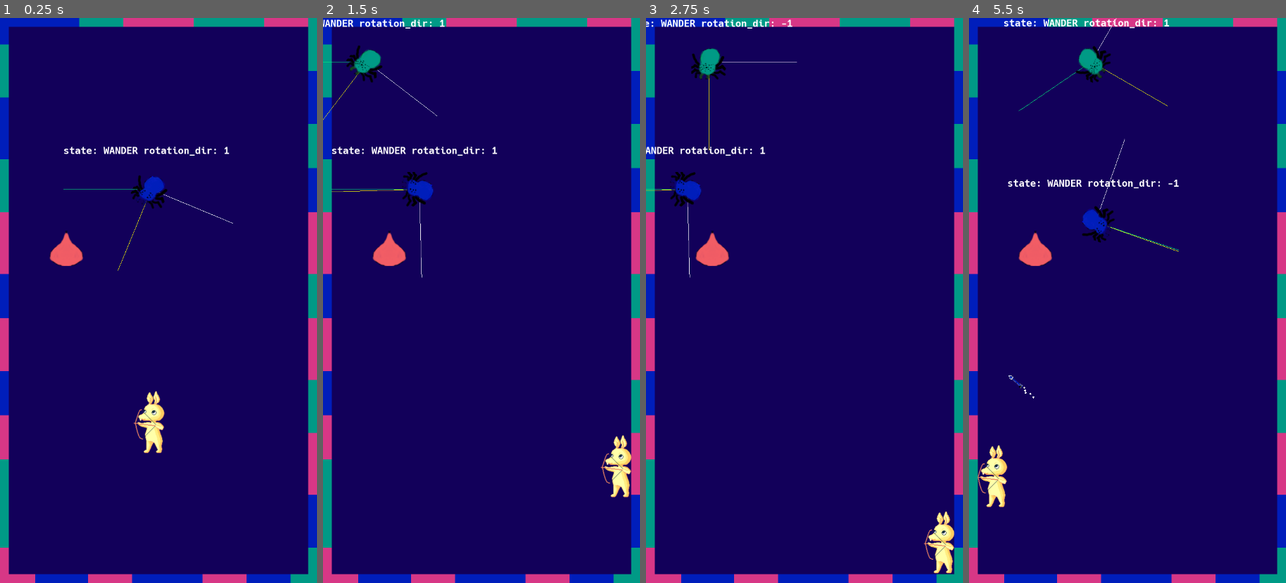
Above: before the commit, frames 1-4 (left to right).
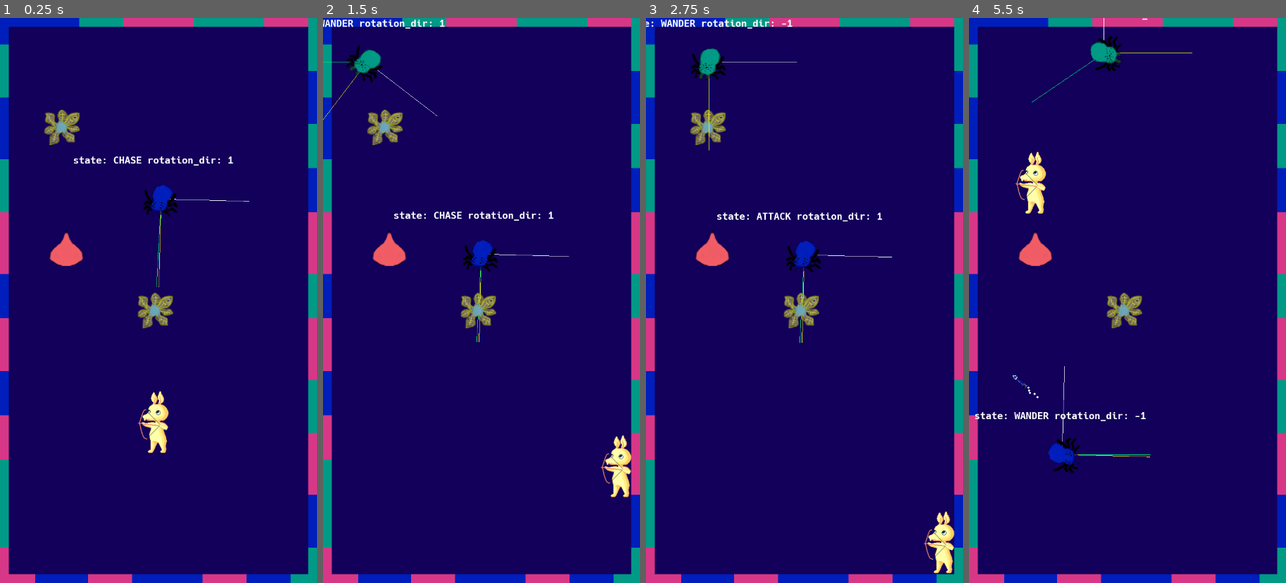
Above: after the commit, the same moments.

Repository: algch/BounceBunny
Game: Godot game, scene res://main.tscn
Two runs of this game, one before a commit and one after it. Both use one fixed random seed, a clock stepped at 60 frames per second and the inputs below.
Inputs (mouse positions are in pixels of both pictures, inside the frame that each line leads up to):
- Up to frame 1 (0.25 s): no input
- Up to frame 2 (1.5 s): move the mouse to (551, 272) at 0.52 s; press the mouse at (551, 272) at 0.53 s; hold Right (ui_right) 0.53-1.28 s; move the mouse to (418, 328) at 1.27 s; release the mouse at (418, 328) at 1.28 s; hold Down (ui_down) from 1.28 s (still down); click (418, 328) at 1.35 s
- Up to frame 3 (2.75 s): move the mouse to (836, 176) at 2.02 s; release Down (ui_down) at 2.03 s; press the mouse at (836, 176) at 2.03 s; hold Right (ui_right) from 2.03 s (still down)
- Up to frame 4 (5.5 s): move the mouse to (1111, 413) at 2.77 s; release Right (ui_right) at 2.78 s; release the mouse at (1111, 413) at 2.78 s; hold Up (ui_up) 2.78-3.53 s; click (1111, 413) at 2.85 s; move the mouse to (1222, 385) at 3.52 s; press the mouse at (1222, 385) at 3.53 s; hold Left (ui_left) 3.53-5.03 s; move the mouse to (1032, 215) at 4.27 s; release the mouse at (1032, 215) at 4.28 s; click (1032, 215) at 4.35 s; move the mouse to (1143, 300) at 5.02 s; press the mouse at (1143, 300) at 5.03 s; hold Down (ui_down) from 5.03 s (still down)

The runs differ from the first frame. In frame 1, 3.0% of the frame differs, in the area x 14-79%, y 16-77%; in frame 2, 2.5%; in frame 3, 2.4%; in frame 4, 4.3%, in the area x 1-71%, y 0-87%.

Commit message:
added a bunch of things

Diff:
--- a/enemies/spider/spider.gd
+++ b/enemies/spider/spider.gd
@@ -33,7 +33,7 @@
 }
 var current_state = STATE.WANDER
 
-var ATTACK_WAIT_TIME = 2
+var ATTACK_WAIT_TIME = 1.0
 var attack_timer = Timer.new()
 
 var damage = 1.0
@@ -73,10 +73,11 @@
 
 
 func handleWeaponCollision(weapon):
+	# TODO ADD KNOCKBACK
 	# TODO involve color mechanics here
 	health -= weapon.damage
 
-	# LOOK AT WEAPON
+	# LOOK AT weapon
 	# if current_state != STATE.FIND_TARGET or current_state != STATE.attack:
 	# 	var weapon_dir = (weapon.position - position).normalized()
 	# 	if motion_dir.dot(weapon_dir) < 0:
--- a/enemies/spider/spider.tscn
+++ b/enemies/spider/spider.tscn
@@ -6,11 +6,11 @@
 extents = Vector2( 40, 40 )
 
 [sub_resource type="CircleShape2D" id=2]
-radius = 80.0
+radius = 90.0
 
 [node name="spider" type="KinematicBody2D" groups=[
+"enemies",
 "affected_by_weapons",
-"enemies",
 ]]
 script = ExtResource( 1 )
 
--- a/engine/globals.gd
+++ b/engine/globals.gd
@@ -5,3 +5,8 @@
     BOOST,
     HEAL,
 }
+
+enum PROJECTILE_TYPES {
+    ATTACK,
+    SUMMON,
+}
--- a/main.tscn
+++ b/main.tscn
@@ -1,10 +1,12 @@
-[gd_scene load_steps=6 format=2]
+[gd_scene load_steps=8 format=2]
 
 [ext_resource path="res://engine/main.gd" type="Script" id=1]
 [ext_resource path="res://player/player.tscn" type="PackedScene" id=2]
 [ext_resource path="res://tiles/rgb_tileset.tres" type="TileSet" id=3]
 [ext_resource path="res://enemies/spider/spider.tscn" type="PackedScene" id=4]
 [ext_resource path="res://items/item.tscn" type="PackedScene" id=5]
+[ext_resource path="res://plants/support/support.tscn" type="PackedScene" id=6]
+[ext_resource path="res://plants/teleport/teleport.tscn" type="PackedScene" id=7]
 
 [node name="main" type="Node"]
 script = ExtResource( 1 )
@@ -23,3 +25,9 @@
 
 [node name="item" parent="." instance=ExtResource( 5 )]
 position = Vector2( 150.779, 521.518 )
+
+[node name="support" parent="." instance=ExtResource( 6 )]
+position = Vector2( 353, 663.428 )
+
+[node name="teleport" parent="." instance=ExtResource( 7 )]
+position = Vector2( 141.436, 248.234 )
--- a/plants/support/support.gd
+++ b/plants/support/support.gd
@@ -1,6 +1,6 @@
 extends StaticBody2D
 
-var projectile_class = preload('res://weapons/projectile.tscn')
+var projectile_class = preload('res://weapons/projectile/projectile.tscn')
 var targets = {}
 var WEAPON_RADIUS = 57
 onready var attack_timer = get_node('attack_timer')
--- a/plants/teleport/teleport.gd
+++ b/plants/teleport/teleport.gd
@@ -1,8 +1,10 @@
 extends StaticBody2D
 
 var TYPE = 'plant/teleport'
-func handleWeaponCollision(collider):
+func handleWeaponCollision(weapon):
+	if weapon.type != globals.PROJECTILE_TYPES.ATTACK:
+		return
 	var player = get_parent().get_node('/root/main/player')
 	player.position = position
-	collider.queue_free()
+	weapon.queue_free()
 	queue_free()
--- a/player/player.gd
+++ b/player/player.gd
@@ -7,7 +7,11 @@
 # how far from the player will the projectile be placed
 var WEAPON_RADIUS = 113
 var motion_dir = Vector2(0, 0)
-onready var projectile_class = preload('res://weapons/projectile.tscn')
+onready var projectile_class = preload('res://weapons/projectile/projectile.tscn')
+onready var support_class = preload('res://plants/support/support.tscn')
+onready var attack_texture = preload('res://player/sprites/tito-shooting-01.png')
+onready var summon_texture = preload('res://player/sprites/tito-pixelart-01.png')
+onready var summon_class = preload('res://weapons/summon/summon.tscn')
 var CHARGE_WAIT_TIME = 1.0
 var MAX_SHOOT_LENGTH = 200
 onready var items = {
@@ -21,6 +25,7 @@
 	charging
 }
 var current_state = STATE.idle
+var current_weapon = globals.PROJECTILE_TYPES.ATTACK
 var shoot_point_start = null
 
 var health = 10.0
@@ -28,6 +33,34 @@
 
 func _ready():
 	pass
+
+func changeWeapon():
+	if current_state == STATE.charging:
+		return
+	match current_weapon:
+		globals.PROJECTILE_TYPES.ATTACK:
+			current_weapon = globals.PROJECTILE_TYPES.SUMMON
+			$sprite.set_texture(summon_texture)
+		globals.PROJECTILE_TYPES.SUMMON:
+			current_weapon = globals.PROJECTILE_TYPES.ATTACK
+			$sprite.set_texture(attack_texture)
+
+func summonSupport(power, direction):
+	if items[globals.ITEM_TYPES.SUPPORT] <= 0:
+		print('NO HAY SEMILLAS')
+		return
+
+	var support = support_class.instance()
+	var summon = summon_class.instance()
+	var offset = direction * WEAPON_RADIUS
+
+	summon.position = position + offset
+	summon.direction = direction
+	summon.power = power
+	summon.type = globals.PROJECTILE_TYPES.SUMMON
+
+	get_node('/root/main/').add_child(summon)
+	items[globals.ITEM_TYPES.SUPPORT] -= 1
 
 func addItem(item):
 	items[item.TYPE] += 1
@@ -49,6 +82,7 @@
 	projectile.position = position + offset
 	projectile.direction = direction
 	projectile.power = power
+	projectile.type = globals.PROJECTILE_TYPES.ATTACK
 
 	get_node('/root/main/').add_child(projectile)
 
@@ -64,7 +98,7 @@
 
 	motion_dir =  Vector2(X, Y)
 
-	if Input.is_action_pressed('touch') and current_state != STATE.charging:
+	if Input.is_action_pressed('touch') and current_state != STATE.charging and not $weaponSwitcher.is_pressed():
 		current_state = STATE.charging
 		shoot_point_start = get_global_mouse_position()
 
@@ -78,7 +112,10 @@
 		current_state = STATE.idle
 		if power >= 0.5:
 			var direction = (shoot_point_start - get_global_mouse_position()).normalized()
-			attack(power, direction)
+			if current_weapon == globals.PROJECTILE_TYPES.ATTACK:
+				attack(power, direction)
+			if current_weapon == globals.PROJECTILE_TYPES.SUMMON:
+				summonSupport(power, direction)
 
 
 func _draw():
@@ -87,7 +124,7 @@
 	draw_circle(
 		shoot_point_start - position,
 		(get_global_mouse_position() - shoot_point_start).length(),
-		Color(1, 1, 1, 0.5)
+		Color(1, 1, 1, 0.25)
 	)
 	var color = Color(1, 1, 1) if (get_global_mouse_position() - shoot_point_start).length() < MAX_SHOOT_LENGTH else Color(1, 0, 0)
 	draw_line(Vector2(0, 0), shoot_point_start - get_global_mouse_position(), color)
@@ -99,5 +136,4 @@
 
 func _physics_process(delta):
 	pollInput()
-
 	movementLoop()
--- a/player/player.tscn
+++ b/player/player.tscn
@@ -1,9 +1,12 @@
-[gd_scene load_steps=4 format=2]
+[gd_scene load_steps=5 format=2]
 
 [ext_resource path="res://player/player.gd" type="Script" id=1]
 [ext_resource path="res://player/sprites/tito-shooting-01.png" type="Texture" id=2]
 
 [sub_resource type="RectangleShape2D" id=1]
+extents = Vector2( 33, 72 )
+
+[sub_resource type="RectangleShape2D" id=2]
 extents = Vector2( 33, 72 )
 
 [node name="player" type="KinematicBody2D" groups=[
@@ -12,8 +15,14 @@
 script = ExtResource( 1 )
 
 [node name="CollisionShape2D" type="CollisionShape2D" parent="."]
-position = Vector2( -9.5, 0 )
 shape = SubResource( 1 )
 
-[node name="Sprite" type="Sprite" parent="."]
+[node name="sprite" type="Sprite" parent="."]
+position = Vector2( 9.5, 0 )
 texture = ExtResource( 2 )
+
+[node name="weaponSwitcher" type="TouchScreenButton" parent="."]
+z_index = 1
+shape = SubResource( 2 )
+passby_press = true
+[connection signal="released" from="weaponSwitcher" to="." method="changeWeapon"]
--- a/project.godot
+++ b/project.godot
@@ -41,6 +41,10 @@
  ]
 }
 
+[input_devices]
+
+pointing/emulate_touch_from_mouse=true
+
 [rendering]
 
 environment/default_clear_color=Color( 0.0745098, 0, 0.356863, 1 )
--- /dev/null
+++ b/weapons/projectile/projectile.gd
@@ -0,0 +1,26 @@
+extends 'res://weapons/weapon.gd'
+
+func travelEnded():
+	queue_free()
+
+func _physics_process(delta):
+	var motion = direction * speed * delta
+	var collision = move_and_collide(motion)
+
+	if collision:
+		var collider = collision.collider
+		var tip_position = getTipPosition()
+
+		if collider is TileMap:
+			var tile_pos = collider.world_to_map(tip_position) - collision.normal
+			var tile = collision.collider.get_cellv(tile_pos)
+
+			if tile != -1:
+				setColor(tile)
+		var collider_type = collider.get('TYPE')
+
+		if collider.is_in_group('affected_by_weapons'):
+			collider.handleWeaponCollision(self)
+
+		direction = direction.bounce(collision.normal)
+		rotation = direction.angle() + PI/2.0
--- a/weapons/projectile.tscn
+++ b/weapons/projectile/projectile.tscn
@@ -1,7 +1,7 @@
 [gd_scene load_steps=7 format=2]
 
-[ext_resource path="res://weapons/projectile.gd" type="Script" id=1]
-[ext_resource path="res://weapons/sprites/null_projectile.png" type="Texture" id=2]
+[ext_resource path="res://weapons/projectile/projectile.gd" type="Script" id=1]
+[ext_resource path="res://weapons/projectile/sprites/null_projectile.png" type="Texture" id=2]
 
 [sub_resource type="RectangleShape2D" id=1]
 extents = Vector2( 4, 6 )
--- /dev/null
+++ b/weapons/summon/summon.gd
@@ -0,0 +1,20 @@
+extends 'res://weapons/weapon.gd'
+
+var support_class = preload('res://plants/support/support.tscn')
+
+func _ready():
+	MAX_TRAVEL_TIME = 0.5
+	._ready()
+
+func travelEnded():
+	var support = support_class.instance()
+	support.position = position
+	get_node('/root/main/').add_child(support)
+	queue_free()
+
+func _physics_process(delta):
+	var motion = direction * speed * delta
+	var collision = move_and_collide(motion)
+
+	if collision:
+		travelEnded()
--- /dev/null
+++ b/weapons/summon/summon.tscn
@@ -0,0 +1,20 @@
+[gd_scene load_steps=4 format=2]
+
+[ext_resource path="res://weapons/summon/summon.gd" type="Script" id=1]
+[ext_resource path="res://weapons/projectile/sprites/null_projectile.png" type="Texture" id=2]
+
+[sub_resource type="RectangleShape2D" id=1]
+extents = Vector2( 4, 6 )
+
+[node name="summon" type="KinematicBody2D"]
+script = ExtResource( 1 )
+
+[node name="sprite" type="Sprite" parent="."]
+texture = ExtResource( 2 )
+
+[node name="CollisionShape2D" type="CollisionShape2D" parent="."]
+position = Vector2( 0, -14 )
+shape = SubResource( 1 )
+
+[node name="tip" type="Position2D" parent="."]
+position = Vector2( 0, -14 )
--- a/weapons/projectile.gd
+++ b/weapons/weapon.gd
@@ -1,9 +1,10 @@
 extends KinematicBody2D
 
-var red_texture = preload('res://weapons/sprites/red_projectile.png')
-var green_texture = preload('res://weapons/sprites/green_projectile.png')
-var blue_texture = preload('res://weapons/sprites/blue_projectile.png')
-var debug_texture = preload('res://weapons/sprites/debug_projectile.png')
+onready var red_texture = preload('res://weapons/projectile/sprites/red_projectile.png')
+onready var green_texture = preload('res://weapons/projectile/sprites/green_projectile.png')
+onready var blue_texture = preload('res://weapons/projectile/sprites/blue_projectile.png')
+onready var debug_texture = preload('res://weapons/projectile/sprites/debug_projectile.png')
+# onready var support_class = preload('res://plants/support/support.tscn')
 
 var direction = Vector2(0,0)
 var distance_to_tip
@@ -17,6 +18,8 @@
 var MAX_TRAVEL_TIME = 2.0
 var travel_time
 
+var type = null
+
 var travel_timer = Timer.new()
 
 var COLOR_ENUM = {
@@ -25,6 +28,8 @@
 	2: 'blue'
 }
 var COLOR = null
+
+# TODO this whole file needs refactor
 
 
 func _ready():
@@ -42,7 +47,7 @@
 
 
 func travelEnded():
-	queue_free()
+    print('NOT IMPLEMENTED')
 
 
 func getTipPosition():
@@ -60,26 +65,3 @@
 			$sprite.set_texture(green_texture)
 		'blue':
 			$sprite.set_texture(blue_texture)
-
-
-func _physics_process(delta):
-	var motion = direction * speed * delta
-	var collision = move_and_collide(motion)
-
-	if collision:
-		var collider = collision.collider
-		var tip_position = getTipPosition()
-
-		if collider is TileMap:
-			var tile_pos = collider.world_to_map(tip_position) - collision.normal
-			var tile = collision.collider.get_cellv(tile_pos)
-
-			if tile != -1:
-				setColor(tile)
-		var collider_type = collider.get('TYPE')
-
-		if collider.is_in_group('affected_by_weapons'):
-			collider.handleWeaponCollision(self)
-
-		direction = direction.bounce(collision.normal)
-		rotation = direction.angle() + PI/2.0
Renamed: weapons/sprites/blue_projectile.png -> weapons/projectile/sprites/blue_projectile.png
Renamed: weapons/sprites/debug_projectile.png -> weapons/projectile/sprites/debug_projectile.png
Renamed: weapons/sprites/green_projectile.png -> weapons/projectile/sprites/green_projectile.png
Renamed: weapons/sprites/null_projectile.png -> weapons/projectile/sprites/null_projectile.png
Renamed: weapons/sprites/red_projectile.png -> weapons/projectile/sprites/red_projectile.png
